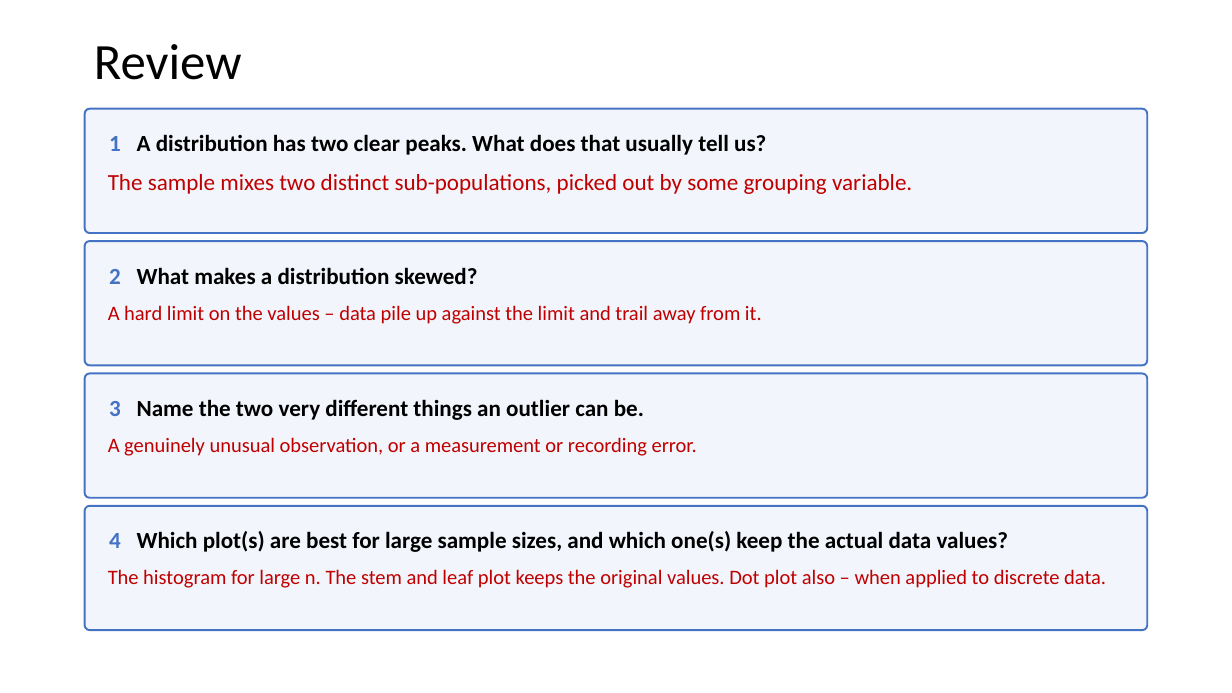
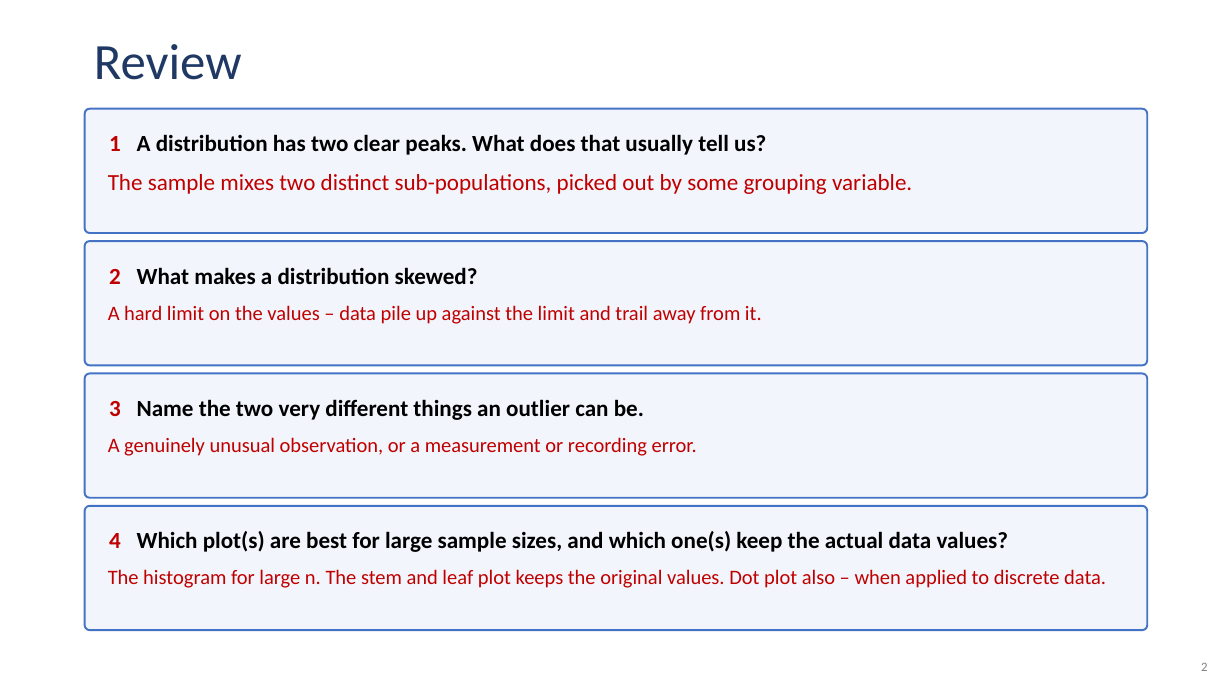
Before and after one commit to Jarred6068/Kvamme_UI_STAT251, a slide deck: slide 2 of docs/lecture_slides/Week 2/Week2_Lecture5_slides_1_19_2024.pptx. Drawn at 1232x693 pixels with LibreOffice and Linux fonts; fonts in the diff are those of the drawing. Boxes give left, top, right and bottom in pixels: in the first picture for what was removed or moved away, otherwise in the second. Text is boxed around its words. In the diff, an @@ line names an element or a change of style, - is before the commit and + after.

```diff
--- a/docs/lecture_slides/Week 2/Week2_Lecture5_slides_1_19_2024.pptx
+++ b/docs/lecture_slides/Week 2/Week2_Lecture5_slides_1_19_2024.pptx
@@ title "Review" at (x1=94, y1=44, x2=242, y2=80): text colour #000000 to #1F3864 @@
@@ rounded rectangle "1 A distribution has two ..." at (x1=85, y1=109, x2=1148, y2=234): text colour #4472C4 to #C00000 in "1" @@
@@ rounded rectangle "2 What makes a distribution ..." at (x1=85, y1=241, x2=1148, y2=366): text colour #4472C4 to #C00000 in "2" @@
@@ rounded rectangle "3 Name the two very ..." at (x1=85, y1=373, x2=1148, y2=498): text colour #4472C4 to #C00000 in "3" @@
@@ rounded rectangle "4 Which plot(s) are best ..." at (x1=85, y1=506, x2=1148, y2=630): text colour #4472C4 to #C00000 in "4" @@
@@ text added at (x1=1201, y1=663, x2=1207, y2=671), 10 pt, text #808080 @@
+2
```
Also in this commit, not shown: 31 other slides changed, 3 slides added, 3 slides removed, 1 other file.
